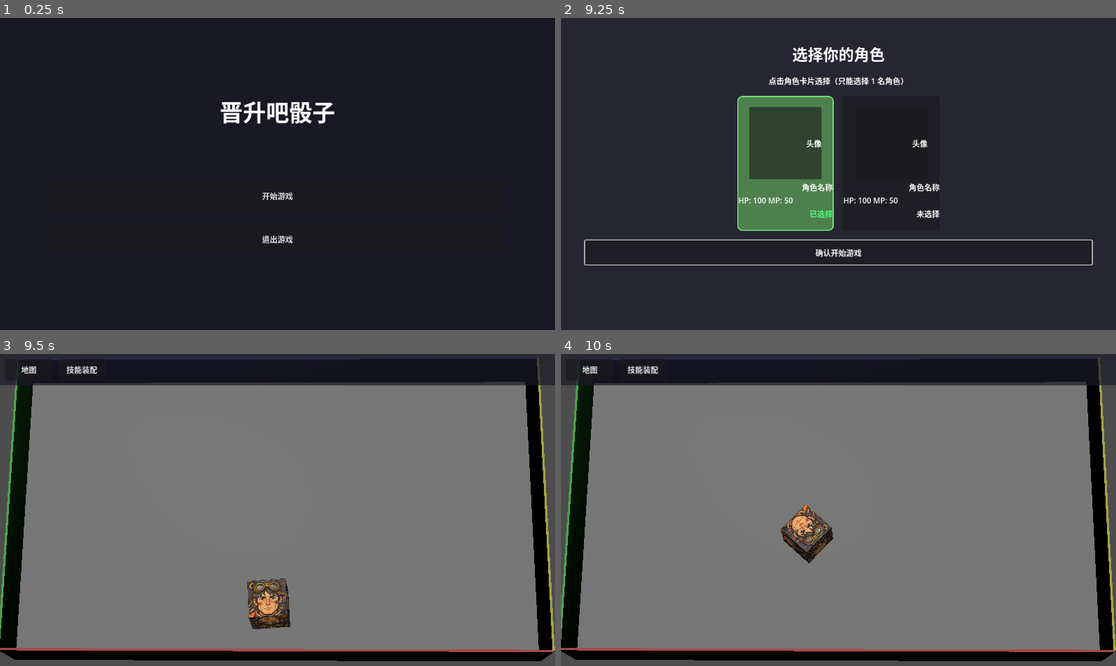
Above: before the commit, frames 1-4 (two rows, left to right).
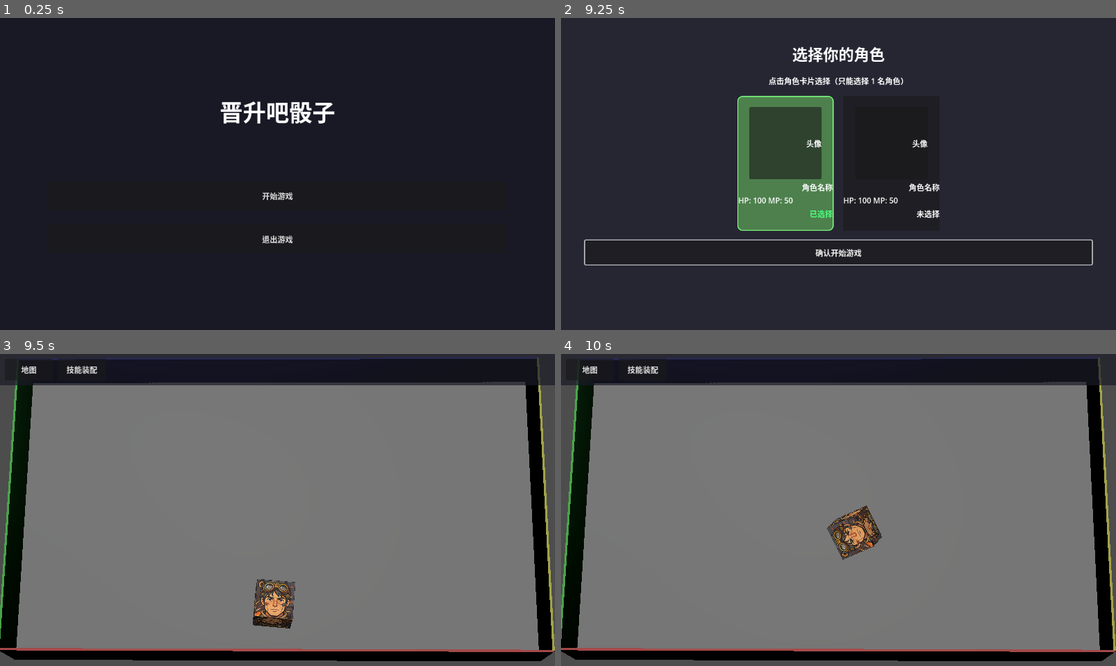
Above: after the commit, the same moments.

Repository: Beezui/trae_godot_dice
Game: Godot game, scene res://scenes/ui/title_screen/title_screen.tscn
The game is run twice, just before and just after one commit, with the same random seed, the same clock (stepped at 60 frames per second) and the same inputs.
Inputs (mouse positions are in pixels of both pictures, inside the frame that each line leads up to):
- Up to frame 1 (0.25 s): no input
- Up to frame 2 (9.25 s): click "开始游戏" at 0.5 s; click "确认开始游戏" at 1.25 s; click "确认开始游戏" at 2 s; tap Enter (ui_accept) at 2.75, 3.5, 4.25, 5, 5.75, 6.02, 6.5, 9.02 s; drag from (783, 164) to (894, 105) at 2.77 s; drag from (894, 164) to (810, 236) at 3.52 s; move the mouse to (894, 105) at 4.27 s; hold Up (ui_up) 4.28-5 s; tap 3 at 4.35 s; drag from (810, 236) to (672, 127) at 5.02 s; move the mouse to (1005, 220) at 5.77 s; hold A 5.78-6.5 s; tap 5 at 5.85 s; drag from (672, 127) to (755, 96) at 6.52 s; move the mouse to (866, 174) at 7.27 s; hold S 7.28-8 s; tap 0 at 7.35 s; click (866, 174) at 7.42 s; drag from (755, 96) to (727, 189) at 8.02 s; move the mouse to (960, 158) at 8.77 s; hold Up (ui_up) from 8.78 s (still down); tap F at 8.85 s
- Up to frame 3 (9.5 s): keep holding Up (ui_up)
- Up to frame 4 (10 s): release Up (ui_up) at 9.5 s; drag from (727, 525) to (810, 572) at 9.52 s

Frames 1-2 are identical in both runs. In frame 3, 1.0% of the frame differs, in the area x 44-54%, y 71-89%; in frame 4, 2.0%, in the area x 39-58%, y 48-68%.

Commit message:
fix: 修复技能装配数据未应用到战斗及战斗UI骰子显示问题
## 修复内容

### 1. 技能装配数据未应用到战斗
- 修改 BattleManager._generate_skill_dices_for_character()
  - 优先从 PlayerData.get_all_dice_instance_ids() 读取用户装配的骰子实例
  - 使用 DiceManager.create_skill_dice_from_player_data() 创建技能骰子
  - 在核心代码处添加中文注释
- 新增回退方法 _generate_skill_dices_from_static_config()
  - 当 PlayerData 中无骰子实例时，使用 character.skill_dice_ids 静态配置

### 2. 战斗UI骰子显示空白
- 修改 battle_skill_bar.gd 的 _get_skill_icon_path_for_dice()
  - 优先从 skill_dice_instance_id 获取实例数据（PlayerData 方式）
  - 回退到旧的 skill_dice_id 方式（兼容静态配置）
- 修改 _create_skill_button() 和 _create_dice_3d_scene()
  - 为每个骰子面单独设置贴图（与技能装配界面一致）
  - 从 PlayerData 读取 faces 数组，根据每个面的技能ID加载对应图标
  - 新增 skill_dice_mesh_instances 字典保存 mesh 引用
- 新增 _get_skill_icon_path_from_skill_id() 方法

### 3. 技能切换锁定问题
- 修改 _find_skill_dice_in_scene()
  - 同时检查 skill_dice_id 和 skill_dice_instance_id 两种 meta
- 修改 _replace_skill_dice_in_scene()
  - 移除 queue_free() 调用，改为只从场景中移除骰子（保留对象供后续重用）
  - 添加检查：如果新骰子已在场景中，跳过重复添加

### 4. 修复 RefCounted 对象释放错误
- 修改 destiny_dice_map_overlay.gd 第 407 行
  - 将 map_texture.free() 改为 map_texture = null
  - ImageTexture 是 RefCounted 子类，手动调用 .free() 非法

## 修改文件
- scripts/battle/battle_manager.gd
- scripts/ui/battle_skill_bar.gd
- scripts/ui/destiny_dice_map_overlay.gd
- docs/开发文档/开发进度.md
- scenes/test/battle_test_scene.tscn
- table/node_type_weights.json

Diff:
--- a/scenes/test/battle_test_scene.tscn
+++ b/scenes/test/battle_test_scene.tscn
@@ -5,11 +5,11 @@
 [node name="BattleTestScene" type="Node3D" unique_id=538486418 groups=["battle"]]
 script = ExtResource("1_test")
 
-[node name="Camera3D" type="Camera3D" parent="."]
+[node name="Camera3D" type="Camera3D" parent="." unique_id=765351982]
 transform = Transform3D(0.99973536, 1.7344952e-05, 0.023004232, -0.022230756, 0.25785956, 0.96592665, -0.005915098, -0.9661825, 0.2577917, 1.3, 50, 14.1)
 fov = 60.0
 
-[node name="DirectionalLight3D" type="DirectionalLight3D" parent="."]
+[node name="DirectionalLight3D" type="DirectionalLight3D" parent="." unique_id=1103225011]
 transform = Transform3D(0.7071, 0.5, 0.5, 0, 0.7071, -0.7071, -0.7071, 0.5, 0.5, 10, 10, 10)
 
-[node name="Sandbox" type="Node3D" parent="."]
+[node name="Sandbox" type="Node3D" parent="." unique_id=1309379381]
--- a/scripts/battle/battle_manager.gd
+++ b/scripts/battle/battle_manager.gd
@@ -414,29 +414,39 @@
 ## @param character 角色实例
 func _generate_skill_dices_for_character(character: BaseCharacter):
 	print("【BattleManager】为 ", character.name, " 生成技能骰子（隐藏）")
-	print("  - character.skill_dice_ids: ", character.skill_dice_ids)
-
-	# 生成技能骰子但不添加到场景，仅存储在 skill_dices 数组中供 UI 使用
-	if character.skill_dice_ids.size() > 0:
-		for skill_dice_id in character.skill_dice_ids:
-			if DiceManager:
-				# 创建技能骰子但不添加到场景（add_to_scene = false）
-				var dice = DiceManager.create_skill_dice(skill_dice_id, null, Vector3.ZERO, false)
-				if dice:
-					skill_dices.append(dice)
-					# 设置为隐藏状态（visible = false）
-					dice.visible = false
-					# 设置为悬浮状态
-					if dice.has_method("set_freeze"):
-						dice.set_freeze(true)
-					elif "freeze" in dice:
-						dice.freeze = true
-					dice.gravity_scale = 0.0
-					print("  - 生成技能骰子（隐藏）：", skill_dice_id, ", dice=", dice)
+
+	# 从 PlayerData 读取用户装配的骰子实例（优先使用玩家装配的数据）
+	if PlayerData:
+		var all_instance_ids = PlayerData.get_all_dice_instance_ids()
+		print("  - PlayerData 骰子实例数量：", all_instance_ids.size())
+
+		if all_instance_ids.size() > 0:
+			# 使用 DiceManager.create_skill_dice_from_player_data() 创建技能骰子
+			for instance_id in all_instance_ids:
+				if DiceManager:
+					var dice = DiceManager.create_skill_dice_from_player_data(instance_id, null, Vector3.ZERO, false)
+					if dice:
+						skill_dices.append(dice)
+						# 设置为隐藏状态
+						dice.visible = false
+						# 设置为悬浮状态
+						if dice.has_method("set_freeze"):
+							dice.set_freeze(true)
+						elif "freeze" in dice:
+							dice.freeze = true
+						dice.gravity_scale = 0.0
+						print("  - 生成技能骰子（来自 PlayerData 实例 ", instance_id, "）：", dice)
+					else:
+						print("  - 错误：技能骰子创建失败（实例 ID：", instance_id, "）")
 				else:
-					print("  - 错误：技能骰子创建失败：", skill_dice_id)
-			else:
-				print("  - 错误：DiceManager 不可用")
+					print("  - 错误：DiceManager 不可用")
+		else:
+			# 如果 PlayerData 中没有骰子实例，回退到使用 character.skill_dice_ids（静态配置）
+			push_warning("【BattleManager】PlayerData 中无骰子实例，使用静态配置")
+			_generate_skill_dices_from_static_config(character)
+	else:
+		push_warning("【BattleManager】PlayerData 不可用，使用静态配置")
+		_generate_skill_dices_from_static_config(character)
 
 	# 生成属性骰子（悬浮待命）
 
@@ -1110,6 +1120,27 @@
 	}
 
 
+## 回退方案：从静态配置生成技能骰子（兼容旧逻辑）
+## @param character 角色实例
+func _generate_skill_dices_from_static_config(character: BaseCharacter):
+	print("  - 使用静态配置生成技能骰子：", character.skill_dice_ids)
+
+	if character.skill_dice_ids.size() > 0:
+		for skill_dice_id in character.skill_dice_ids:
+			if DiceManager:
+				var dice = DiceManager.create_skill_dice(skill_dice_id, null, Vector3.ZERO, false)
+				if dice:
+					skill_dices.append(dice)
+					dice.visible = false
+					if dice.has_method("set_freeze"):
+						dice.set_freeze(true)
+					elif "freeze" in dice:
+						dice.freeze = true
+					dice.gravity_scale = 0.0
+					print("  - 生成技能骰子（静态配置）：", skill_dice_id, ", dice=", dice)
+			else:
+				print("  - 错误：DiceManager 不可用")
+
 # ============================================================================
 # 备用方案方法（当 DiceManager 不可用时使用）
 # ============================================================================
--- a/scripts/ui/battle_skill_bar.gd
+++ b/scripts/ui/battle_skill_bar.gd
@@ -23,6 +23,7 @@
 var skill_dice_sv_containers = {}  # { index: SubViewportContainer }
 var skill_dice_containers = {}  # { index: Control } 用于缩放（VBoxContainer）
 var skill_dice_content_containers = {}  # { index: VBoxContainer } 内容容器（用于缩放）
+var skill_dice_mesh_instances = {}  # { index: MeshInstance3D } 用于后续更新贴图
 
 ## 选中状态
 var selected_skill_index: int = -1  # 当前选中的技能索引
@@ -185,6 +186,7 @@
 	skill_dice_sv_containers.clear()
 	skill_dice_containers.clear()
 	skill_dice_content_containers.clear()
+	skill_dice_mesh_instances.clear()
 
 
 ## 创建技能按钮（3D 骰子预览）— 水平排列
@@ -209,8 +211,10 @@
 	content_container.alignment = BoxContainer.ALIGNMENT_CENTER
 	container.add_child(content_container)
 
-	# 获取技能图标路径
-	var icon_path = _get_skill_icon_path_for_dice(skill_dice)
+	# 从 skill_dice 获取 instance_id（用于获取 PlayerData 中的装配数据）
+	var instance_id = -1
+	if skill_dice.has_meta("skill_dice_instance_id"):
+		instance_id = skill_dice.get_meta("skill_dice_instance_id")
 
 	# 创建 SubViewport 渲染 3D 骰子
 	var viewport = SubViewport.new()
@@ -221,7 +225,8 @@
 	viewport.render_target_update_mode = SubViewport.UPDATE_ALWAYS
 	viewport.render_target_clear_mode = SubViewport.CLEAR_MODE_ALWAYS
 
-	_create_dice_3d_scene(viewport, icon_path)
+	# 创建 3D 骰子场景，传入 instance_id 以便为每个面单独设置贴图
+	var mesh_instance = _create_dice_3d_scene(viewport, instance_id)
 
 	# SubViewportContainer 包裹
 	var sv_container = SubViewportContainer.new()
@@ -241,6 +246,8 @@
 	skill_dice_sv_containers[index] = sv_container
 	skill_dice_viewports[index] = viewport
 	skill_dice_content_containers[index] = content_container  # 保存 content_container 引用
+	# 保存 mesh_instance 引用（用于后续更新贴图）
+	skill_dice_mesh_instances[index] = mesh_instance
 
 	# 绑定点击事件
 	container.gui_input.connect(func(event: InputEvent):
@@ -261,7 +268,10 @@
 
 
 ## 创建 3D 骰子场景（SubViewport 内）
-func _create_dice_3d_scene(viewport: SubViewport, icon_path: String):
+## @param viewport 渲染目标 SubViewport
+## @param instance_id 骰子实例 ID（从 PlayerData 获取装配数据）
+## @return MeshInstance3D 返回创建的网格实例（用于后续贴图更新）
+func _create_dice_3d_scene(viewport: SubViewport, instance_id: int = -1) -> MeshInstance3D:
 	var root = Node3D.new()
 	viewport.add_child(root)
 
@@ -292,16 +302,50 @@
 	# 创建骰子网格
 	var mesh = _create_dice_array_mesh()
 
-	# 为每个面创建材质
+	# 获取基础贴图路径和技能装配数据
+	var base_texture_path = ""
+	var faces = ["0", "0", "0", "0", "0", "0"]  # 默认6面都是空白
+
+	if instance_id >= 0 and PlayerData:
+		var instance_data = PlayerData.get_dice_instance(instance_id)
+		if not instance_data.is_empty():
+			# 获取模板 ID 以加载基础贴图
+			var template_id = instance_data.get("template_id", "")
+			if not template_id.is_empty():
+				var reader = preload("res://scripts/blank_dice_csv_reader.gd").new()
+				var config = reader.get_blank_dice_config(template_id)
+				if config.has("texture"):
+					var texture_name = config["texture"]
+					base_texture_path = "res://textures/dice/blank_dice/" + texture_name + ".png"
+			# 获取技能装配数据
+			faces = instance_data.get("faces", ["0", "0", "0", "0", "0", "0"])
+
+	# 为每个面创建材质（根据技能装配数据设置贴图）
 	var materials = []
 	for i in range(6):
 		var material = StandardMaterial3D.new()
 		material.roughness = 0.8
 		material.metallic = 0.0
-		if icon_path and FileAccess.file_exists(icon_path):
-			material.albedo_texture = load(icon_path)
+
+		var skill_id = faces[i] if i < faces.size() else "0"
+		if skill_id != "0" and not skill_id.is_empty():
+			# 加载技能图标纹理
+			var icon_path = _get_skill_icon_path_from_skill_id(skill_id)
+			if icon_path and FileAccess.file_exists(icon_path):
+				material.albedo_texture = load(icon_path)
+			elif base_texture_path and FileAccess.file_exists(base_texture_path):
+				# 回退：使用基础贴图
+				material.albedo_texture = load(base_texture_path)
+			else:
+				# 回退：使用高亮色
+				material.albedo_color = Color(0.3, 0.8, 1.0, 0.8)
 		else:
-			material.albedo_color = Color(0.8, 0.8, 0.8, 1.0)
+			# 空白面：使用基础贴图
+			if base_texture_path and FileAccess.file_exists(base_texture_path):
+				material.albedo_texture = load(base_texture_path)
+			else:
+				material.albedo_color = Color(0.95, 0.95, 0.95, 1.0)
+
 		materials.append(material)
 
 	# MeshInstance3D
@@ -313,6 +357,25 @@
 		mesh_instance.mesh.surface_set_material(i, materials[i])
 
 	root.add_child(mesh_instance)
+
+	return mesh_instance
+
+
+## 从技能 ID 获取技能图标路径
+## @param skill_id 技能 ID
+## @return String 技能图标路径
+func _get_skill_icon_path_from_skill_id(skill_id: String) -> String:
+	if skill_id.is_empty() or skill_id == "0":
+		return ""
+
+	var reader = preload("res://scripts/skill_csv_reader.gd").new()
+	var skill_data = reader.get_skill(skill_id)
+	if skill_data and skill_data.has("icon"):
+		var icon_id = skill_data["icon"]
+		var texture_path = "res://textures/skill/skill_" + icon_id + ".png"
+		if ResourceLoader.exists(texture_path):
+			return texture_path
+	return ""
 
 
 ## 创建 6 面骰子网格
@@ -371,21 +434,45 @@
 	return mesh
 
 
-## 获取技能图标路径（从技能骰子的第一个技能 ID）
+## 获取技能图标路径（从 PlayerData 读取用户装配的技能）
+## @param skill_dice 技能骰子节点
+## @return String 技能图标路径，失败返回空字符串
 func _get_skill_icon_path_for_dice(skill_dice) -> String:
-	var dice_id = skill_dice.get_meta("skill_dice_id") if skill_dice.has_meta("skill_dice_id") else ""
-	if dice_id.is_empty():
+	if not skill_dice:
 		return ""
 
-	var reader = DiceCSVReader.new()
-	var dice_config = reader.get_skill_dice_config(dice_id)
-	if not dice_config.is_empty():
-		var skill_ids = dice_config.get("skill_ids", [])
-		if skill_ids.size() > 0:
-			var skill_id = skill_ids[0]
-			var texture_path = "res://textures/skill/skill_" + skill_id + ".png"
-			if ResourceLoader.exists(texture_path):
-				return texture_path
+	# 优先从 skill_dice_instance_id 获取实例数据（PlayerData 方式创建的骰子）
+	var instance_id = -1
+	if skill_dice.has_meta("skill_dice_instance_id"):
+		instance_id = skill_dice.get_meta("skill_dice_instance_id")
+	elif skill_dice.has_meta("skill_dice_id"):
+		# 回退：从 skill_dice_id 获取（旧的静态配置方式）
+		var dice_id = skill_dice.get_meta("skill_dice_id")
+		var reader = DiceCSVReader.new()
+		var dice_config = reader.get_skill_dice_config(dice_id)
+		if not dice_config.is_empty():
+			var skill_ids = dice_config.get("skill_ids", [])
+			if skill_ids.size() > 0:
+				var skill_id = skill_ids[0]
+				var texture_path = "res://textures/skill/skill_" + skill_id + ".png"
+				if ResourceLoader.exists(texture_path):
+					return texture_path
+		return ""
+
+	# 从 PlayerData 读取用户装配的骰子实例
+	if PlayerData:
+		var instance_data = PlayerData.get_dice_instance(instance_id)
+		if not instance_data.is_empty():
+			# 获取模板 ID 以加载基础贴图
+			var template_id = instance_data.get("template_id", "")
+			if not template_id.is_empty():
+				# 加载空白骰子的基础贴图
+				var reader = preload("res://scripts/blank_dice_csv_reader.gd").new()
+				var config = reader.get_blank_dice_config(template_id)
+				if config.has("texture"):
+					var texture_name = config["texture"]
+					return "res://textures/dice/blank_dice/" + texture_name + ".png"
+
 	return ""
 
 
@@ -448,6 +535,7 @@
 
 
 ## 替换场景中的技能骰子（待投掷区域的绿色骰子）
+## 注意：不 queue_free 骰子，只从场景中移除（保留对象供后续重用）
 func _replace_skill_dice_in_scene(new_skill_dice):
 	if not new_skill_dice:
 		print("【BattleSkillBar】错误：new_skill_dice 为空，跳过")
@@ -467,14 +555,26 @@
 	var existing_skill_dice = _find_skill_dice_in_scene(container)
 	if existing_skill_dice and existing_skill_dice != new_skill_dice:
 		print("【BattleSkillBar】移除场景中的旧技能骰子: ", existing_skill_dice.name)
+		# 不要 queue_free()！只是从场景中移除，保留对象以便后续重用
 		if existing_skill_dice.has_method("set_freeze"):
-			existing_skill_dice.set_freeze(false)
+			existing_skill_dice.set_freeze(true)  # 重新冻结
 		container.remove_child(existing_skill_dice)
-		existing_skill_dice.queue_free()
+		existing_skill_dice.visible = false
+		existing_skill_dice.gravity_scale = 0.0
+		existing_skill_dice.linear_velocity = Vector3.ZERO
+		existing_skill_dice.angular_velocity = Vector3.ZERO
 
 	# 设置新骰子为可见并添加到场景
+	# 先检查是否已经在场景中（可能之前被移除但没有被 free）
+	if new_skill_dice.get_parent() == container:
+		# 已经在场景中，只需要更新位置
+		pass
+	elif new_skill_dice.get_parent() != null:
+		# 在其他地方，先移除
+		new_skill_dice.get_parent().remove_child(new_skill_dice)
+
 	new_skill_dice.visible = true
-	new_skill_dice.position = Vector3(-4.0, BattleManager.DICE_THROW_Y, BattleManager.PLAYER_DICE_Z)  # 与属性骰子同高度，横向排列在左侧
+	new_skill_dice.position = Vector3(-4.0, BattleManager.DICE_THROW_Y, BattleManager.PLAYER_DICE_Z)
 
 	# 设置为悬浮状态
 	if new_skill_dice.has_method("set_freeze"):
@@ -485,15 +585,20 @@
 	new_skill_dice.linear_velocity = Vector3.ZERO
 	new_skill_dice.angular_velocity = Vector3.ZERO
 
-	container.add_child(new_skill_dice)
+	# 添加到场景（如果还没有父节点）
+	if new_skill_dice.get_parent() == null:
+		container.add_child(new_skill_dice)
+
 	print("【BattleSkillBar】技能骰子已替换到场景")
 
 
 ## 查找场景中现有的技能骰子（待投掷区域）
+## 同时支持旧方式（skill_dice_id）和新方式（skill_dice_instance_id）创建的骰子
 func _find_skill_dice_in_scene(container: Node) -> Node:
 	# 查找第一个技能骰子（通过 meta 判断）
 	for child in container.get_children():
-		if child.has_meta("skill_dice_id"):
+		# 同时检查两种 meta 类型
+		if child.has_meta("skill_dice_id") or child.has_meta("skill_dice_instance_id"):
 			return child
 	return null
 
--- a/scripts/ui/destiny_dice_map_overlay.gd
+++ b/scripts/ui/destiny_dice_map_overlay.gd
@@ -402,9 +402,9 @@
 	# 使用 Image 直接绘制
 	_render_map_to_image(map_image, min_x, min_y)
 
-	# 创建纹理
+	# 创建纹理（ImageTexture 是 RefCounted 子类，由引用计数管理，无需手动 free）
 	if map_texture:
-		map_texture.free()
+		map_texture = null  # 断开引用，旧对象自动被 GC 回收
 	map_texture = ImageTexture.create_from_image(map_image)
 
 	# 应用到 TextureRect
--- a/table/node_type_weights.json
+++ b/table/node_type_weights.json
@@ -1,24 +1,24 @@
 {
   "node_type_weights": [
-    {
-      "type": 1,
-      "name": "战斗",
-      "weight": 0.0
-    },
-    {
-      "type": 2,
-      "name": "奇遇",
-      "weight": 90.0
-    },
-    {
-      "type": 3,
-      "name": "交易",
-      "weight": 0.0
-    },
-    {
-      "type": 4,
-      "name": "奖励",
-      "weight": 10.0
-    }
+	{
+	  "type": 1,
+	  "name": "战斗",
+	  "weight": 45.0
+	},
+	{
+	  "type": 2,
+	  "name": "奇遇",
+	  "weight": 45.0
+	},
+	{
+	  "type": 3,
+	  "name": "交易",
+	  "weight": 0.0
+	},
+	{
+	  "type": 4,
+	  "name": "奖励",
+	  "weight": 10.0
+	}
   ]
 }
Not shown, changed: docs/开发文档/开发进度.md
Not shown, changed: docs/开发文档/构建总纲.xlsx
Not shown, changed: docs/开发文档/构建系统.md
